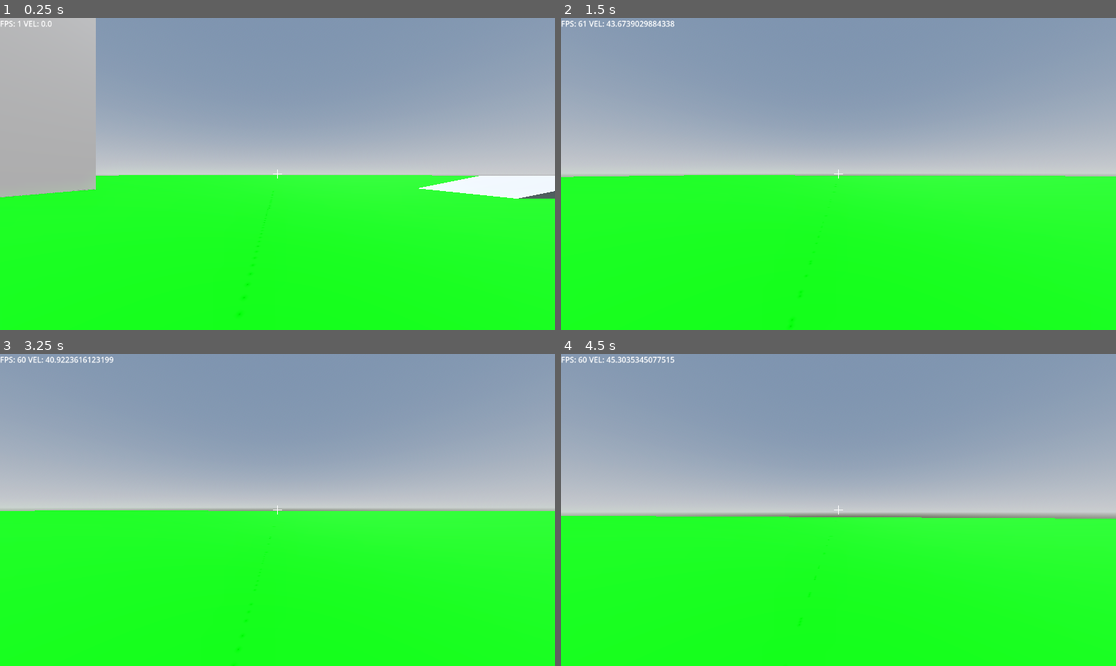
Above: before the commit, frames 1-4 (two rows, left to right).
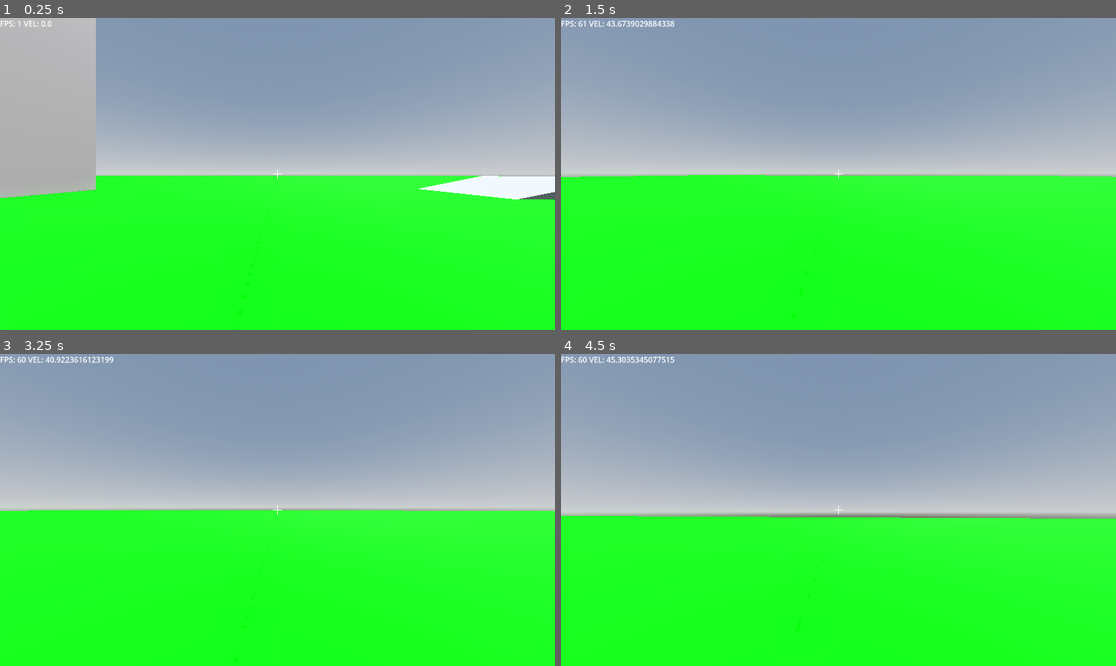
Above: after the commit, the same moments.

Repository: YouthHalo/Fast-Boomer-Shooter
Game: Godot game, scene res://scenes/main_world.tscn
The game is run twice, just before and just after one commit, with the same random seed, the same clock (stepped at 60 frames per second) and the same inputs.
Inputs (mouse positions are in pixels of both pictures, inside the frame that each line leads up to):
- Up to frame 1 (0.25 s): no input
- Up to frame 2 (1.5 s): tap Enter at 0.5 s; move the mouse to (866, 174) at 0.52 s; hold W (forward) from 0.53 s (still down); tap Shift (dash) at 0.6, 1.35 s; click (866, 174) at 0.67 s; tap Space (jump) at 0.77 s; move the mouse to (810, 174) at 1.27 s; click (810, 174) at 1.42 s
- Up to frame 3 (3.25 s): keep holding W (forward); tap Space (jump) at 1.52, 2, 3.02 s; move the mouse to (288, 503) at 2.02 s; tap Shift (dash) at 2.1, 2.85 s; click (288, 503) at 2.17 s; move the mouse to (271, 516) at 2.77 s; click (271, 516) at 2.92 s
- Up to frame 4 (4.5 s): keep holding W (forward); tap Enter at 3.5 s; move the mouse to (877, 513) at 3.52 s; tap Shift (dash) at 3.6, 4.35 s; click (877, 513) at 3.67 s; tap Space (jump) at 3.77, 4.25 s; move the mouse to (794, 506) at 4.27 s; click (794, 506) at 4.42 s

The runs differ from the first frame. In frame 1, 0.3% of the frame differs, in the area x 0-100%, y 50-96%; in frame 2, less than 0.1%; in frame 3, less than 0.1%; in frame 4, less than 0.1%.

Commit message:
Im getting alot of errors on my shooting code oh no

Diff:
--- a/project.godot
+++ b/project.godot
@@ -69,3 +69,4 @@
 [physics]
 
 3d/default_gravity=19.6
+common/physics_interpolation=true
--- /dev/null
+++ b/scenes/projectile.tscn
@@ -0,0 +1,36 @@
+[gd_scene load_steps=5 format=3 uid="uid://bx0a5ulxrtprk"]
+
+[ext_resource type="Script" uid="uid://djhpviq1d4wkv" path="res://scripts/projectile.gd" id="1_c8fcr"]
+
+[sub_resource type="CapsuleMesh" id="CapsuleMesh_q3m7n"]
+radius = 0.1
+height = 0.4
+
+[sub_resource type="ParticleProcessMaterial" id="ParticleProcessMaterial_c8fcr"]
+angle_min = -720.0
+angle_max = 720.0
+inherit_velocity_ratio = 1.0
+spread = 180.0
+initial_velocity_min = 20.69
+initial_velocity_max = 20.69
+
+[sub_resource type="PlaneMesh" id="PlaneMesh_c8fcr"]
+
+[node name="Projectile" type="Node3D"]
+transform = Transform3D(1, 0, 0, 0, -4.37114e-08, 1, 0, -1, -4.37114e-08, 0, 0, 0)
+script = ExtResource("1_c8fcr")
+
+[node name="CSGMesh3D" type="CSGMesh3D" parent="."]
+transform = Transform3D(3.55271e-15, -3.55271e-15, -1, -0.965925, 0.258819, -3.43166e-15, 0.258819, 0.965925, 9.19508e-16, 0, 0, 0)
+mesh = SubResource("CapsuleMesh_q3m7n")
+
+[node name="GPUParticles3D" type="GPUParticles3D" parent="."]
+transform = Transform3D(1, -2.11758e-22, -4.23516e-22, 0, 1, 0, 0, 0, 1, 0, 0, 0)
+emitting = false
+explosiveness = 1.0
+process_material = SubResource("ParticleProcessMaterial_c8fcr")
+draw_pass_1 = SubResource("PlaneMesh_c8fcr")
+
+[node name="RayCast3D" type="RayCast3D" parent="."]
+transform = Transform3D(1, 0, 0, 0, -4.37114e-08, 1, 0, -1, -4.37114e-08, 0, 0, 0)
+target_position = Vector3(0, 0.3, 0)
--- a/scripts/player.gd
+++ b/scripts/player.gd
@@ -1,6 +1,7 @@
 extends CharacterBody3D
 
 @onready var Cam = $Camera3D as Camera3D
+@onready var Raycast = $Camera3D/RayCast3D as RayCast3D
 var mouse_sens = 600
 var mouse_relative_x = 0
 var mouse_relative_y = 0
@@ -31,6 +32,9 @@
 var gravity = ProjectSettings.get_setting("physics/3d/default_gravity") # 19.6 (9.8 * 2)
 var slow_factor = 0.0
 
+@onready var projectile_scene = preload("res://scenes/projectile.tscn")
+
+
 var input_dir
 var direction
 
@@ -45,6 +49,26 @@
 		Cam.rotation.x = clamp(Cam.rotation.x, deg_to_rad(-90), deg_to_rad(90))
 		mouse_relative_x = clamp(event.relative.x, -50, 50)
 		mouse_relative_y = clamp(event.relative.y, -50, 10)
+
+	if event is InputEventMouseButton and event.button_index == MOUSE_BUTTON_LEFT and event.pressed:
+		if is_inside_tree():
+			var projectile = projectile_scene.instantiate()
+			var muzzle_position = Cam.global_transform.origin + -Cam.global_transform.basis.z * 1.5
+			projectile.global_transform.origin = muzzle_position
+			# Combine player Y rotation with camera X rotation manually
+			var forward = Vector3(0, 0, -1)
+			# Apply camera X rotation first
+			forward = forward.rotated(Vector3.RIGHT, Cam.rotation.x)
+			# Then apply player Y rotation
+			forward = forward.rotated(Vector3.UP, rotation.y/2)
+			projectile.direction = forward.normalized()
+
+			# Create the rotation using Euler angles to avoid unwanted roll
+			var euler_rotation = Vector3(Cam.rotation.x, rotation.y/2, 0)
+			projectile.rotation_euler = euler_rotation
+
+			get_tree().current_scene.add_child(projectile)
+
 
 func _physics_process(delta):
 	if not is_on_floor():
--- /dev/null
+++ b/scripts/projectile.gd
@@ -0,0 +1,23 @@
+extends Node3D
+
+@export var speed: float = 5.0
+@onready var raycast = $RayCast3D
+
+var direction: Vector3
+var rotation_euler: Vector3
+
+func _ready() -> void:
+	# Use the provided Euler rotation if available
+	if rotation_euler != Vector3.ZERO:
+		rotation = rotation_euler
+	# Otherwise try to orient using look_at
+	elif direction != Vector3.ZERO:
+		print("oh no")
+		look_at(global_transform.origin + direction, Vector3.UP)
+
+func _process(delta: float) -> void:
+	if direction != Vector3.ZERO:
+		# Move the projectile in the direction
+		translate(direction * speed * delta)
+	if raycast.is_colliding():
+		queue_free()
Not shown, added: scripts/projectile.gd.uid
